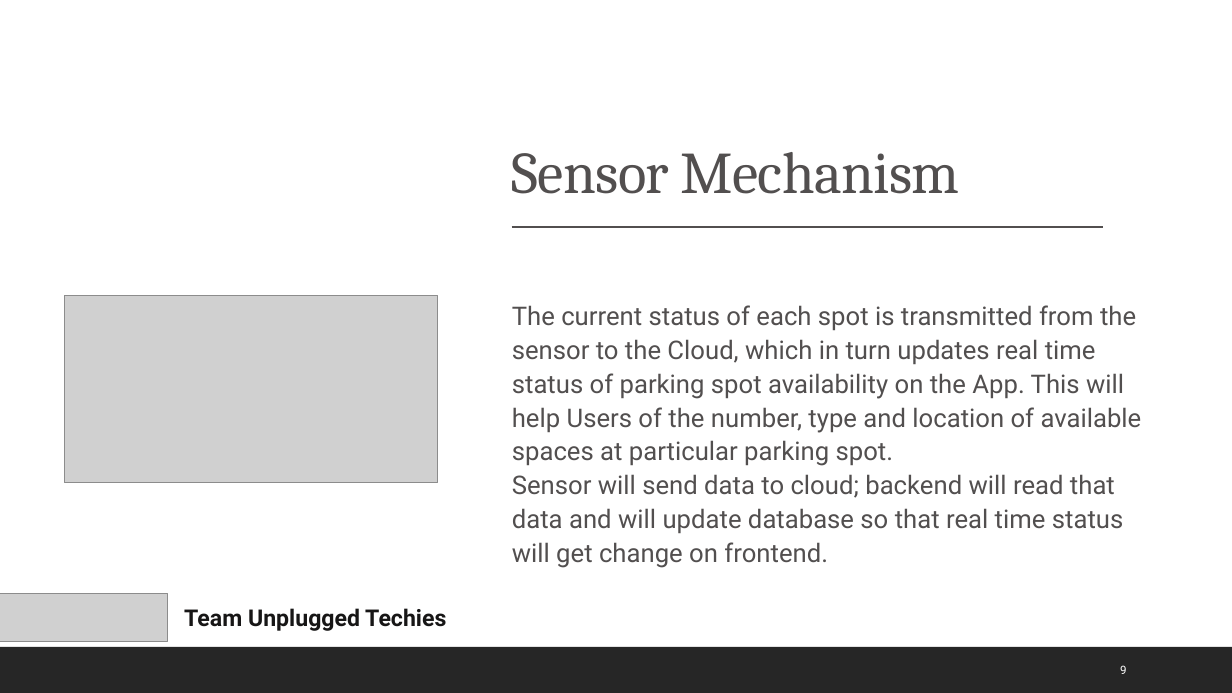
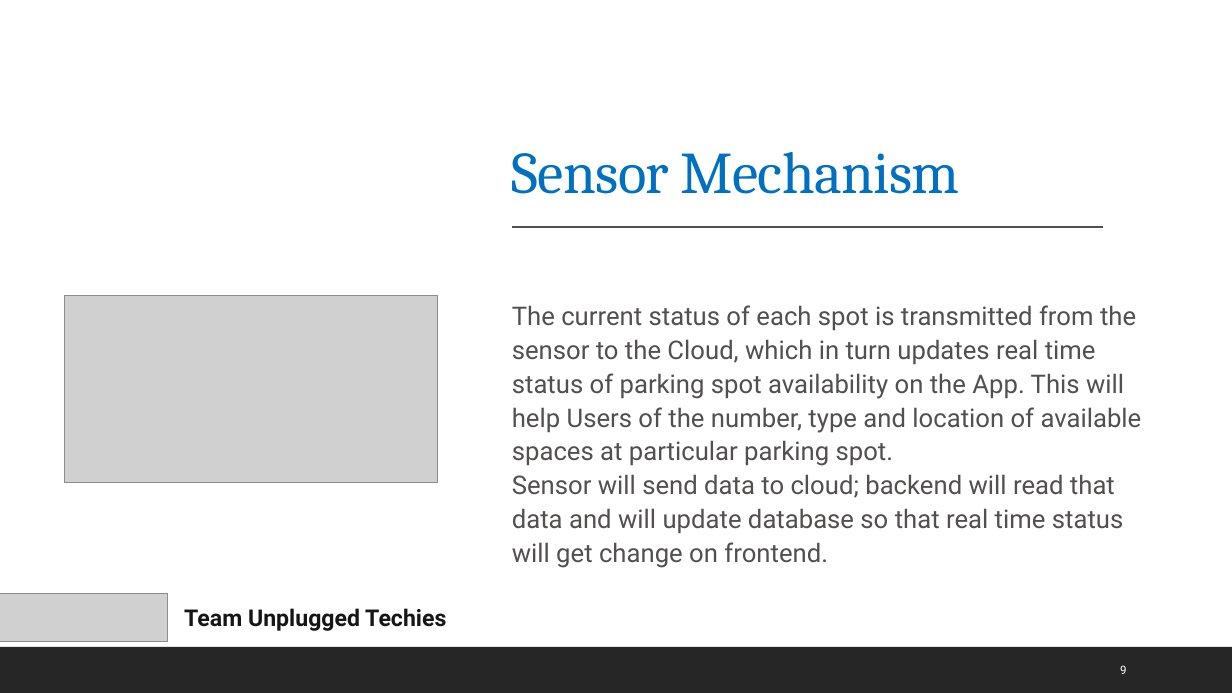
Before and after one commit to rajeshkanaka/parkurwheels, a slide deck: slide 9 of ParkUrWheels PPT.pptx. Drawn at 1232x693 pixels with LibreOffice and Linux fonts; fonts in the diff are those of the drawing; grey boxes stand for pictures. Boxes give left, top, right and bottom in pixels: in the first picture for what was removed or moved away, otherwise in the second. Text is boxed around its words. In the diff, an @@ line names an element or a change of style, - is before the commit and + after.

```diff
--- a/ParkUrWheels PPT.pptx
+++ b/ParkUrWheels PPT.pptx
@@ title "Sensor Mechanism" at <box>512,152,960,194</box>: text colour #524F4F to #0070C0 @@
```
Also in this commit, not shown: 6 other slides changed.
